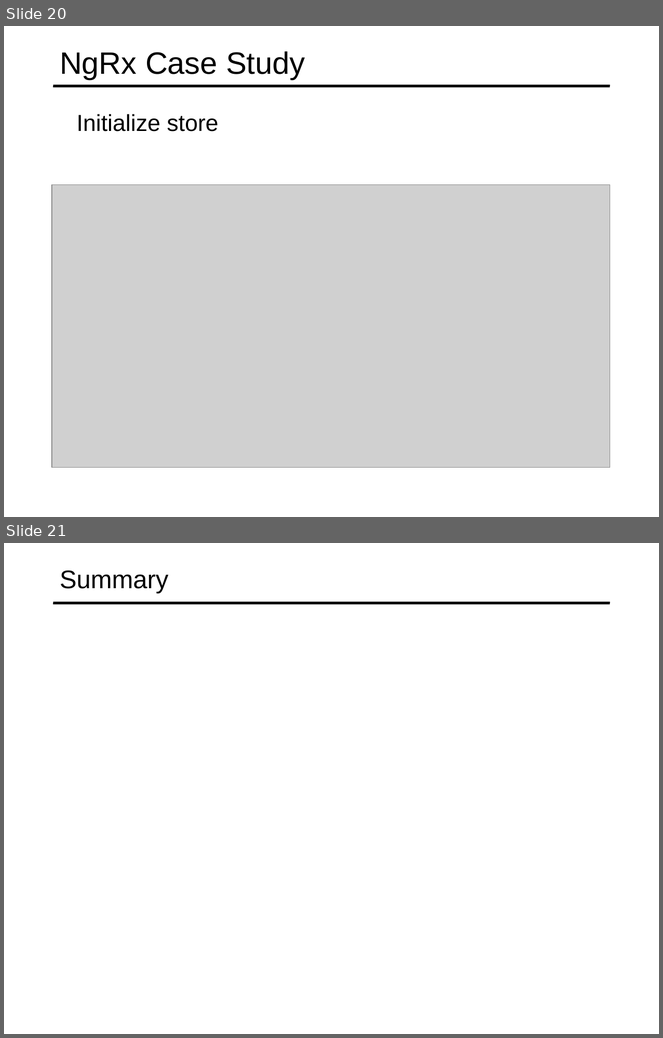
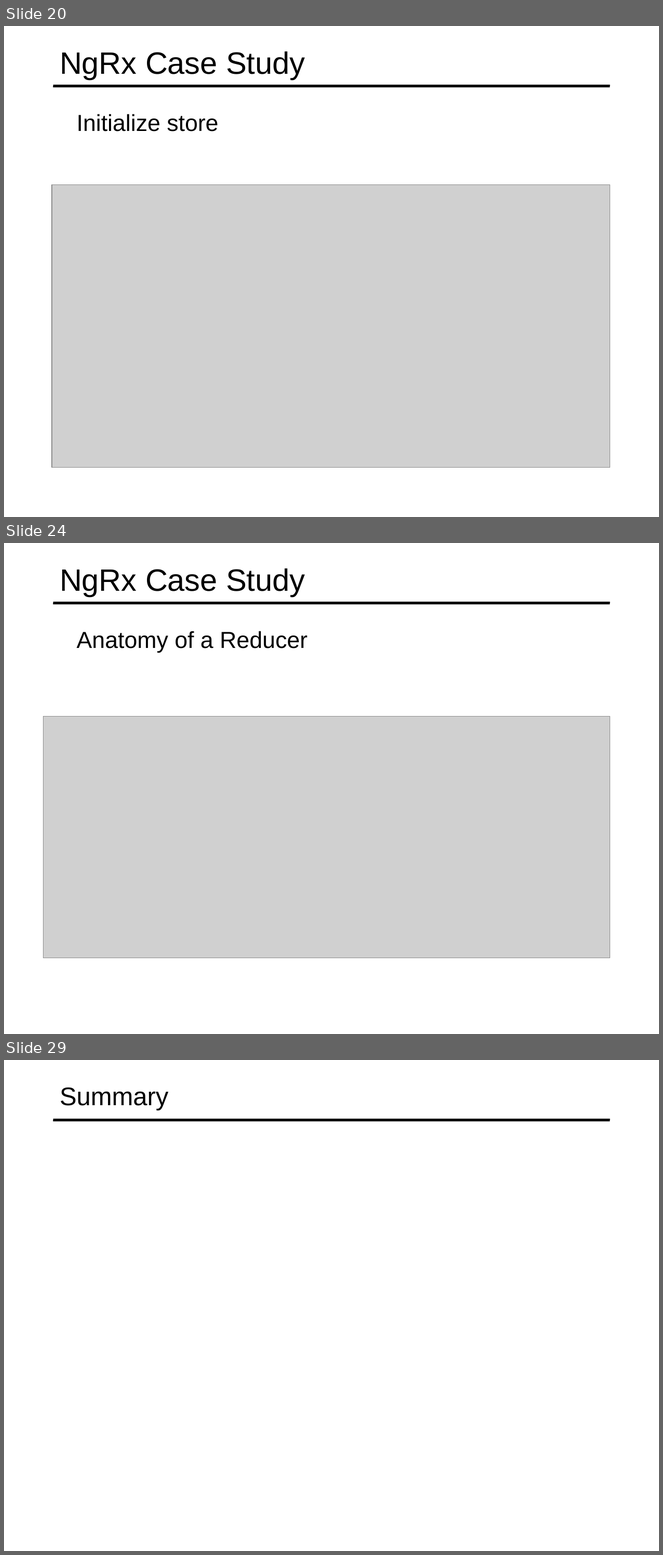
Before and after one commit to specter01wj/Jago_Link_Training, a slide deck: Angular/Interview Lectures/NGRX/Angular_NGRX.ppt. Shown one above the other, each under a label of ours: slides 20 and 21 before the commit, slides 20, 24 and 29 after it; the slides between them are not shown. The pictures are 663x1038 and 663x1555 pixels, drawn with LibreOffice and Linux fonts; fonts in the diff are those of the drawing; grey boxes stand for pictures. Boxes give left, top, right and bottom in pixels: in the first picture for what was removed or moved away, otherwise in the second. Text is boxed around its words. In the diff, an @@ line names an element or a change of style, - is before the commit and + after.

```diff
--- a/Angular/Interview Lectures/NGRX/Angular_NGRX.ppt
+++ b/Angular/Interview Lectures/NGRX/Angular_NGRX.ppt
@@ slide 24 added at (4,543,659,1034), background #FFFFFF; not listed: 1 template element that a slide beside it also shows @@
@@ title added at (60,568,305,596), 34 pt, text #000000 @@
+NgRx Case Study
@@ text added at (77,631,308,653), 25.5 pt, text #000000 @@
+  Anatomy of a Reducer
@@ picture added at (44,717,610,958) @@
@@ what was slide 21 is now slide 29 @@
```
Also in this commit, not shown: 7 other slides added, 6 other files.
